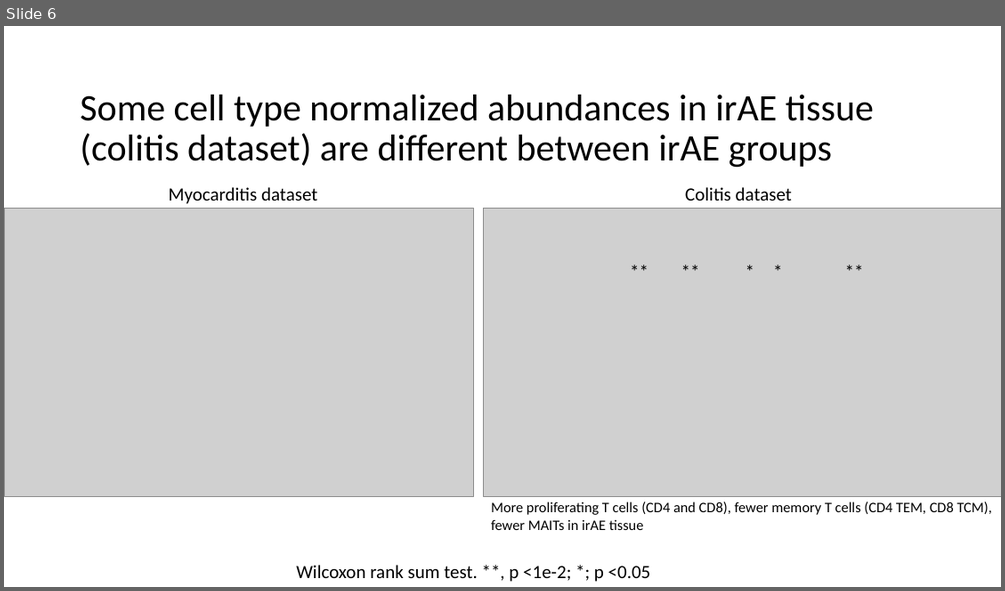
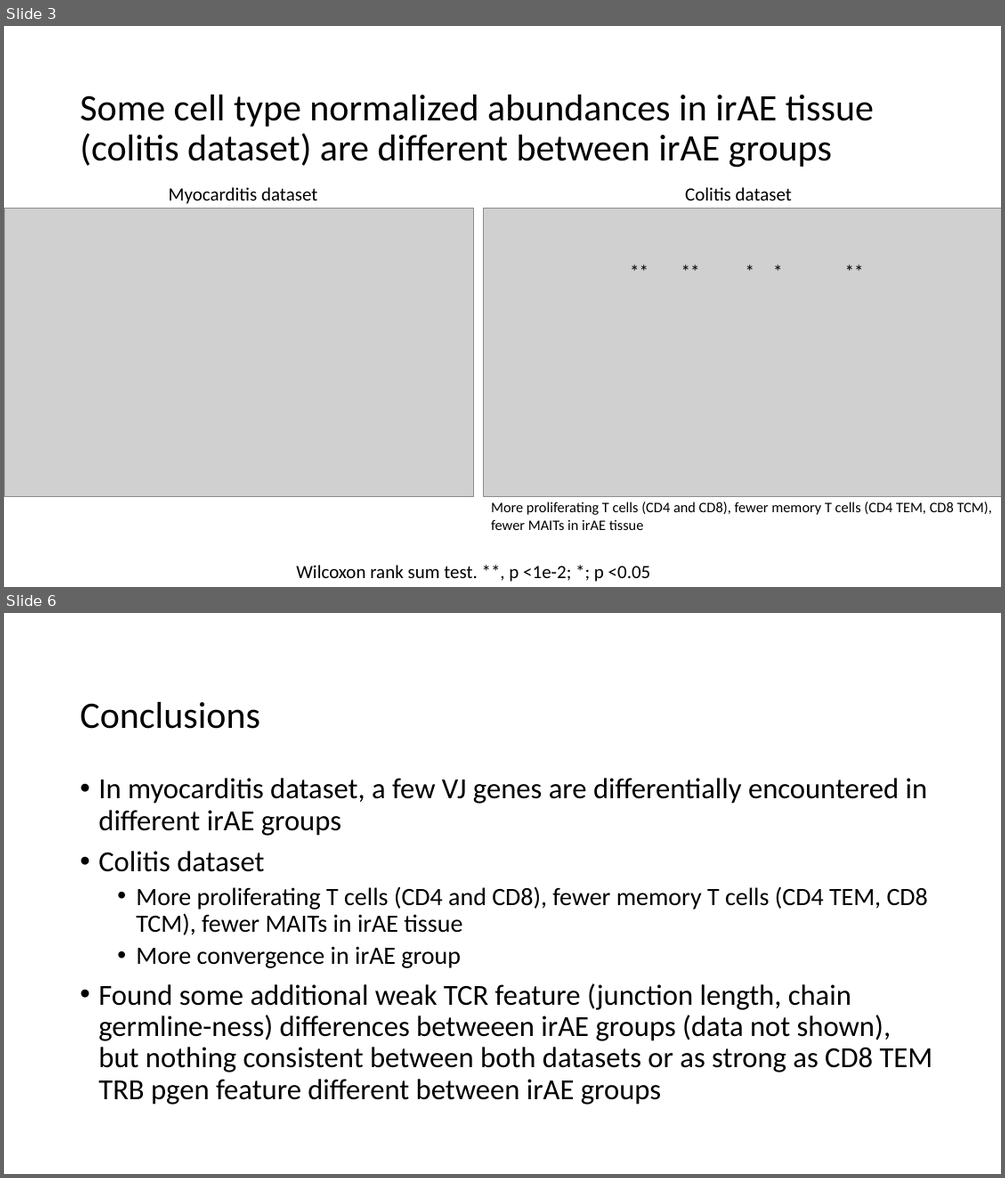
Before and after one commit to tybottorff/bottorffdocs, a slide deck: linsley_postdoc/presentations/weekly_meetings/1_4_24.pptx. Shown one above the other, each under a label of ours: slide 6 before the commit, slides 3 and 6 after it; the slides between them are not shown. The pictures are 1005x591 and 1005x1178 pixels, drawn with LibreOffice and Linux fonts; fonts in the diff are those of the drawing; grey boxes stand for pictures. Boxes give left, top, right and bottom in pixels: in the first picture for what was removed or moved away, otherwise in the second. Text is boxed around its words. In the diff, an @@ line names an element or a change of style, - is before the commit and + after.

```diff
--- a/linsley_postdoc/presentations/weekly_meetings/1_4_24.pptx
+++ b/linsley_postdoc/presentations/weekly_meetings/1_4_24.pptx
@@ slide 6 added at (4, 613, 1001, 1174), background #FFFFFF @@
@@ title added at (80, 702, 260, 729), 36 pt, text #000000 @@
+Conclusions
@@ text added at (98, 778, 933, 1104), 28 pt, text #000000 @@
+• In myocarditis dataset, a few VJ genes are differentially encountered in different irAE groups
+• Colitis dataset
+  • More proliferating T cells (CD4 and CD8), fewer memory T cells (CD4 TEM, CD8 TCM), fewer MAITs in irAE tissue
+  • More convergence in irAE group
+• Found some additional weak TCR feature (junction length, chain germline-ness) differences betweeen irAE groups (data not shown), but nothing consistent between both datasets or as strong as CD8 TEM TRB pgen feature different between irAE groups
@@ what was slide 6 is now slide 3 @@
```
Also in this commit, not shown: 10 slides changed, 3 other slides added, 3 slides removed.
